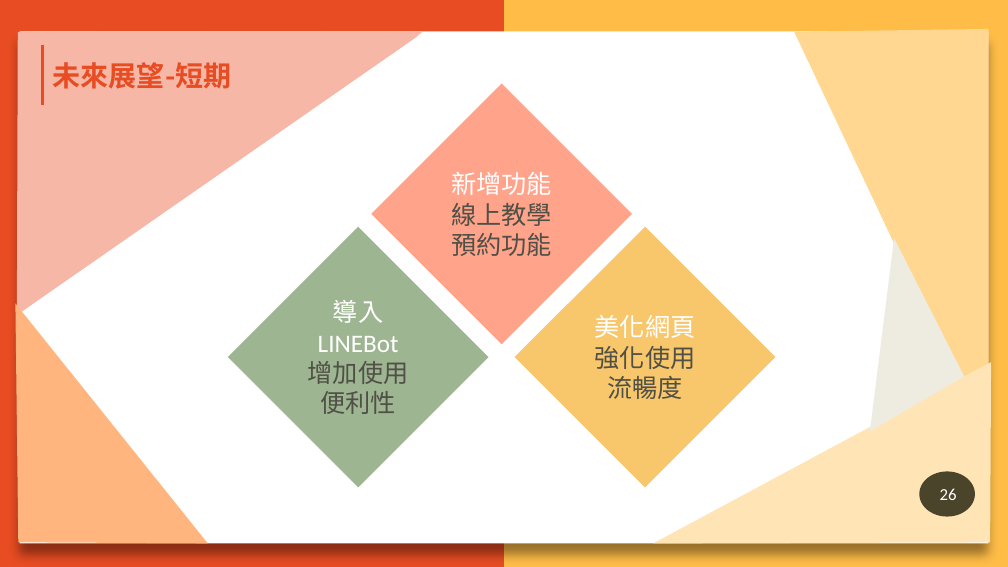
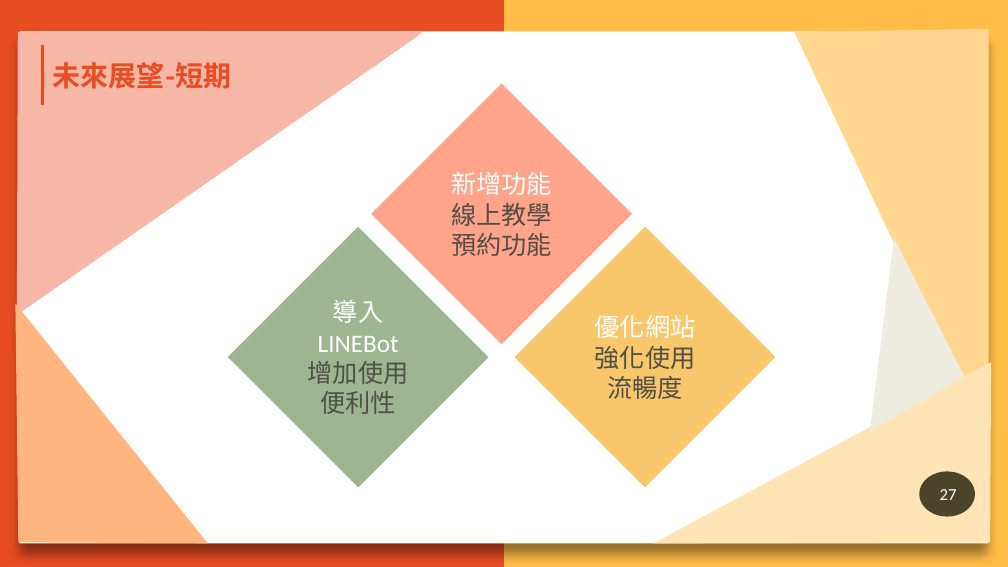
Before and after one commit to N1066442/board-game, a slide deck: slide 27 of 第109408組-AOWU桌遊GO-ppt.pptx (slide 26 before the commit). Drawn at 1008x567 pixels with LibreOffice and Linux fonts; fonts in the diff are those of the drawing; background and template pictures are left out. Boxes give left, top, right and bottom in pixels: in the first picture for what was removed or moved away, otherwise in the second. Text is boxed around its words. In the diff, an @@ line names an element or a change of style, - is before the commit and + after.

```diff
--- a/第109408組-AOWU桌遊GO-ppt.pptx
+++ b/第109408組-AOWU桌遊GO-ppt.pptx
@@ text in diamond at [595,315,696,338]: text changed @@
-美化網頁
+優化網站
@@ page number at [940,489,957,500]: text changed @@
-26
+27
```
Also in this commit, not shown: 12 other slides changed, 1 slide added.
